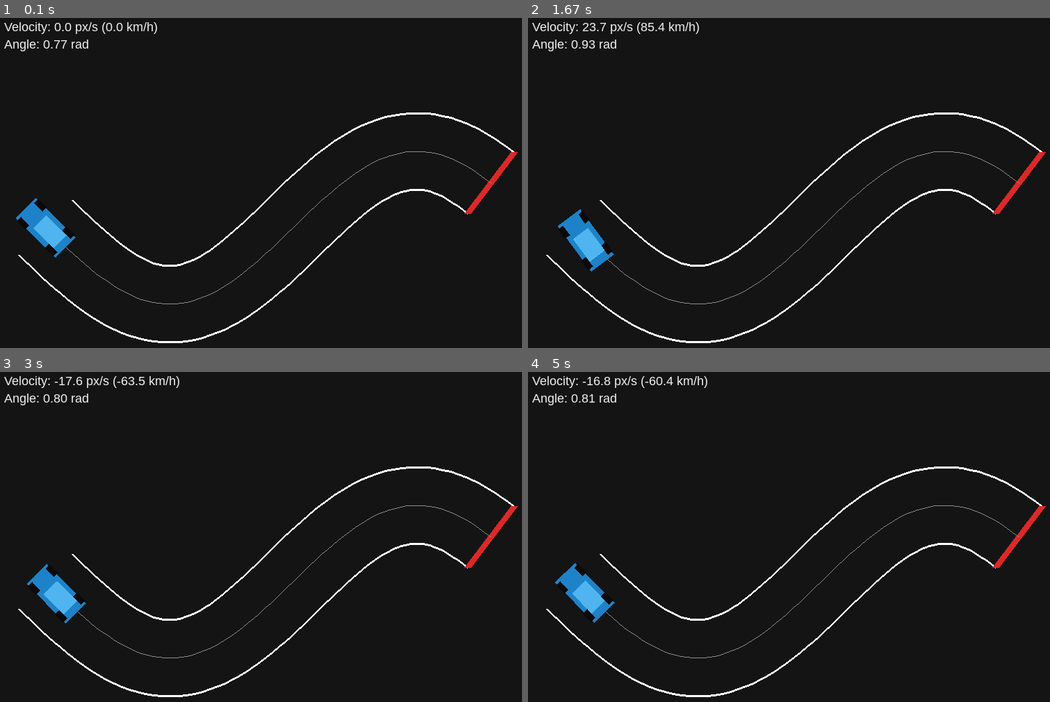
Above: before the commit, frames 1-4 (two rows, left to right).
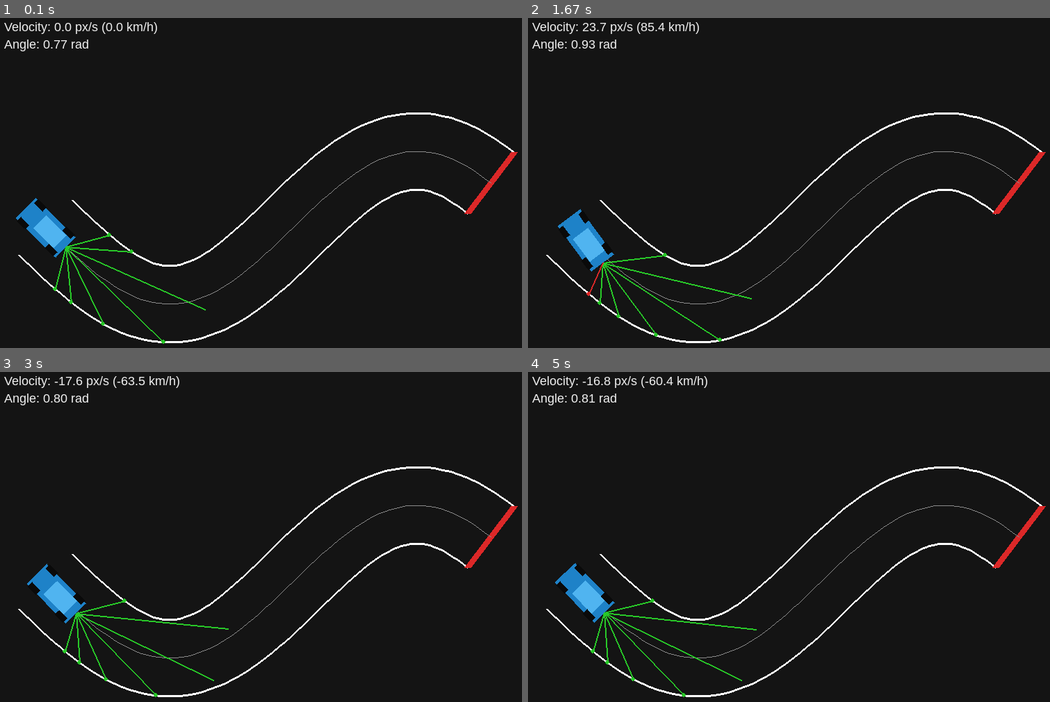
Above: after the commit, the same moments.

Repository: FranMacias00/2d-autonomous-driving-rl
Game: pygame game, started from src/scripts/run_interactive.py
Same seed, same stepped clock (60 frames per second), same inputs: the game is played once before the commit and once after it.
Inputs:
- Up to frame 1 (0.1 s): no input
- Up to frame 2 (1.67 s): hold W 0.83-1.3 s; hold D from 1.33 s (still down)
- Up to frame 3 (3 s): release D at 1.8 s; hold A 1.83-2.37 s; hold S 2.4-2.7 s; hold A from 2.73 s (still down)
- Up to frame 4 (5 s): release A at 3.13 s; hold W 3.17-3.53 s; hold D 3.57-4.2 s; hold S 4.23-4.6 s; hold A from 4.63 s (still down)

The runs differ from the first frame. In frame 1, 0.4% of the frame differs, in the area x 10-40%, y 65-99%; in frame 2, 0.4%; in frame 3, 0.5%; in frame 4, 0.5%, in the area x 11-44%, y 68-99%.

Commit message:
Add ray casting sensors to interactive sim

Diff:
--- a/src/render/pygame_renderer.py
+++ b/src/render/pygame_renderer.py
@@ -111,3 +111,12 @@
     ) -> None:
         text_surface = self.font.render(text, True, color)
         surface.blit(text_surface, position)
+
+    def draw_sensors(self, surface: pygame.Surface, rays_data: List[dict]) -> None:
+        for ray in rays_data:
+            distance = ray["distance"]
+            hit_point = ray["hit_point"]
+            color = (40, 200, 40) if distance >= 50.0 or hit_point is None else (220, 40, 40)
+            pygame.draw.line(surface, color, ray["start_pos"], ray["end_pos"], 2)
+            if hit_point is not None:
+                pygame.draw.circle(surface, color, hit_point, 3)
--- a/src/scripts/run_interactive.py
+++ b/src/scripts/run_interactive.py
@@ -11,6 +11,7 @@
 
 from src.render.pygame_renderer import PygameRenderer
 from src.sim.car import Car
+from src.sim.sensors import SensorSuite
 from src.sim.state import CarPose
 from src.sim.track import Track
 
@@ -65,6 +66,7 @@
     next_x, next_y = track.centerline[1]
     start_angle = math.atan2(next_y - start_y, next_x - start_x)
     car = Car(x=start_x, y=start_y, angle=start_angle)
+    sensors = SensorSuite()
 
     try:
         running = True
@@ -102,6 +104,8 @@
 
             pose = CarPose(x=car.x, y=car.y, angle=car.angle)
             renderer.draw_car(renderer.screen, pose)
+            rays_data = sensors.cast(car, track)
+            renderer.draw_sensors(renderer.screen, rays_data)
 
             speed_kmh = car.velocity * 3.6
             velocity_text = f"Velocity: {car.velocity:.1f} px/s ({speed_kmh:.1f} km/h)"
--- /dev/null
+++ b/src/sim/sensors.py
@@ -0,0 +1,102 @@
+"""Ray-casting sensors for the vehicle."""
+
+from __future__ import annotations
+
+from dataclasses import dataclass
+import math
+from typing import List, Optional, Tuple
+
+from src.sim.track import Track
+
+
+Point = Tuple[float, float]
+Segment = Tuple[Point, Point]
+
+
+@dataclass
+class SensorSuite:
+    """Cast multiple rays around the car to detect nearby borders."""
+
+    num_rays: int = 7
+    fov_degrees: float = 120.0
+    max_range: float = 220.0
+    danger_distance: float = 50.0
+    front_offset: float = 40.0
+
+    def _ray_directions(self, angle: float) -> List[Point]:
+        if self.num_rays <= 1:
+            return [(math.cos(angle), math.sin(angle))]
+
+        half_fov = math.radians(self.fov_degrees) / 2.0
+        step = (2.0 * half_fov) / (self.num_rays - 1)
+        directions: List[Point] = []
+        for idx in range(self.num_rays):
+            ray_angle = angle - half_fov + step * idx
+            directions.append((math.cos(ray_angle), math.sin(ray_angle)))
+        return directions
+
+    @staticmethod
+    def _cross(a: Point, b: Point) -> float:
+        return a[0] * b[1] - a[1] * b[0]
+
+    def _ray_segment_intersection(
+        self, origin: Point, direction: Point, segment: Segment
+    ) -> Optional[Tuple[float, Point]]:
+        p = origin
+        r = direction
+        q = segment[0]
+        s = (segment[1][0] - segment[0][0], segment[1][1] - segment[0][1])
+        denominator = self._cross(r, s)
+        if denominator == 0.0:
+            return None
+
+        qp = (q[0] - p[0], q[1] - p[1])
+        t = self._cross(qp, s) / denominator
+        u = self._cross(qp, r) / denominator
+        if t >= 0.0 and 0.0 <= u <= 1.0:
+            hit_point = (p[0] + t * r[0], p[1] + t * r[1])
+            return t, hit_point
+        return None
+
+    def cast(self, car: object, track: Track) -> List[dict]:
+        origin = (
+            car.x + math.cos(car.angle) * self.front_offset,
+            car.y + math.sin(car.angle) * self.front_offset,
+        )
+        segments = track.get_border_segments()
+        directions = self._ray_directions(car.angle)
+        rays_data: List[dict] = []
+
+        for direction in directions:
+            closest_distance = self.max_range
+            closest_point: Optional[Point] = None
+
+            for segment in segments:
+                hit = self._ray_segment_intersection(origin, direction, segment)
+                if hit is None:
+                    continue
+                distance, hit_point = hit
+                if distance < closest_distance:
+                    closest_distance = distance
+                    closest_point = hit_point
+
+            if closest_point is None:
+                end_pos = (
+                    origin[0] + direction[0] * self.max_range,
+                    origin[1] + direction[1] * self.max_range,
+                )
+                distance = self.max_range
+            else:
+                end_pos = closest_point
+                distance = closest_distance
+
+            rays_data.append(
+                {
+                    "start_pos": origin,
+                    "end_pos": end_pos,
+                    "distance": distance,
+                    "hit_point": closest_point,
+                }
+            )
+
+        return rays_data
--- a/src/sim/track.py
+++ b/src/sim/track.py
@@ -57,3 +57,12 @@
             )
 
         return left_border, right_border
+
+    def get_border_segments(self) -> List[Tuple[Point, Point]]:
+        """Return combined segments for left and right borders."""
+
+        left_border, right_border = self.get_borders()
+        segments: List[Tuple[Point, Point]] = []
+        for border in (left_border, right_border):
+            segments.extend(list(zip(border[:-1], border[1:])))
+        return segments
